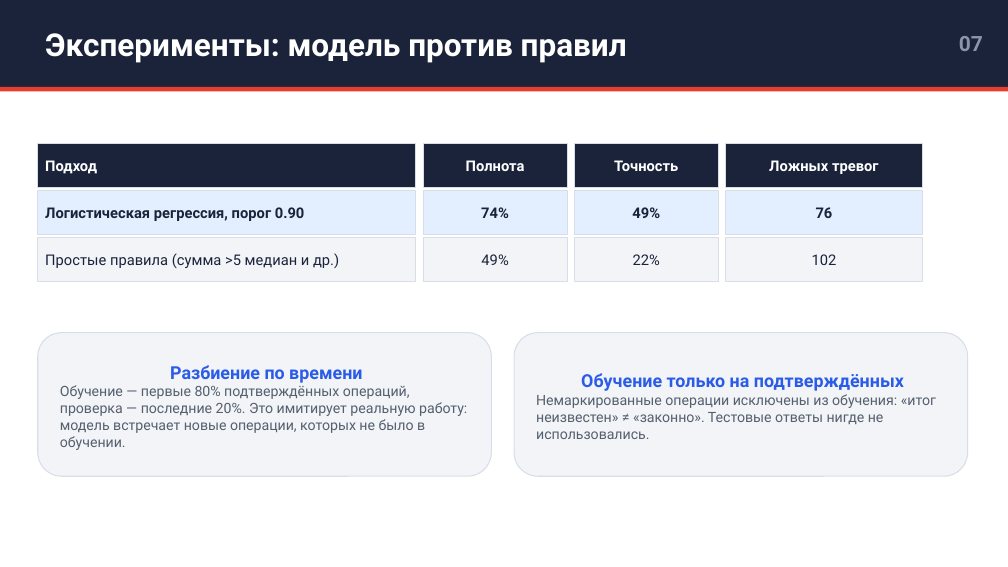
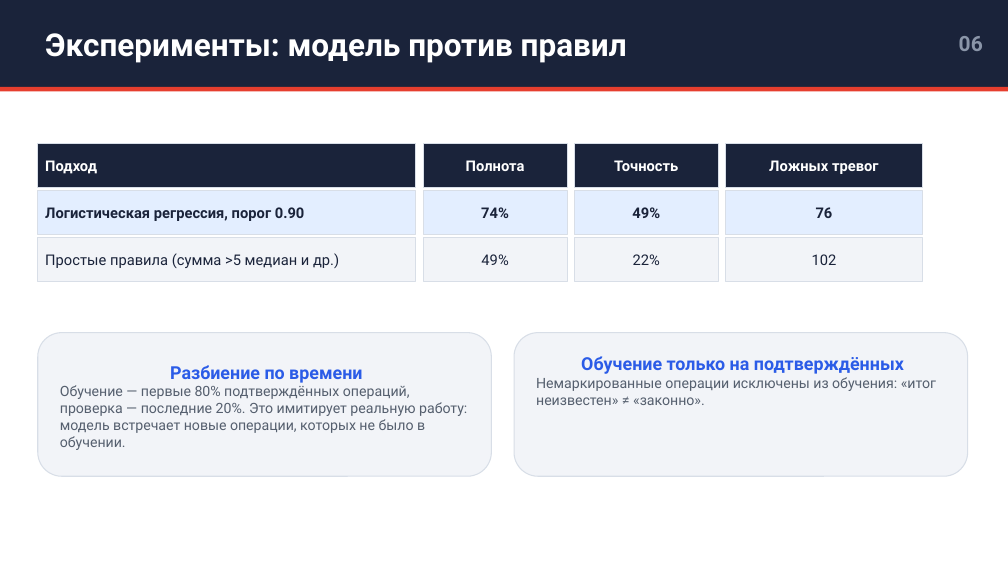
Before and after one commit to JosephBarbera/hakaton, a slide deck: slide 6 of prezentaciya_komanda_lergen.pptx (slide 7 before the commit). Drawn at 1008x567 pixels with LibreOffice and Linux fonts; fonts in the diff are those of the drawing. Boxes give left, top, right and bottom in pixels: in the first picture for what was removed or moved away, otherwise in the second. Text is boxed around its words. In the diff, an @@ line names an element or a change of style, - is before the commit and + after.

```diff
--- a/prezentaciya_komanda_lergen.pptx
+++ b/prezentaciya_komanda_lergen.pptx
@@ text at box(959, 36, 983, 51): text changed @@
-07
+06
@@ text in rounded rectangle at box(536, 377, 936, 405): text changed @@
-Немаркированные операции исключены из обучения: «итог неизвестен» ≠ «законно». Тестовые ответы нигде не использовались.
+Немаркированные операции исключены из обучения: «итог неизвестен» ≠ «законно».
```
Also in this commit, not shown: 8 other slides changed, 3 slides removed.
